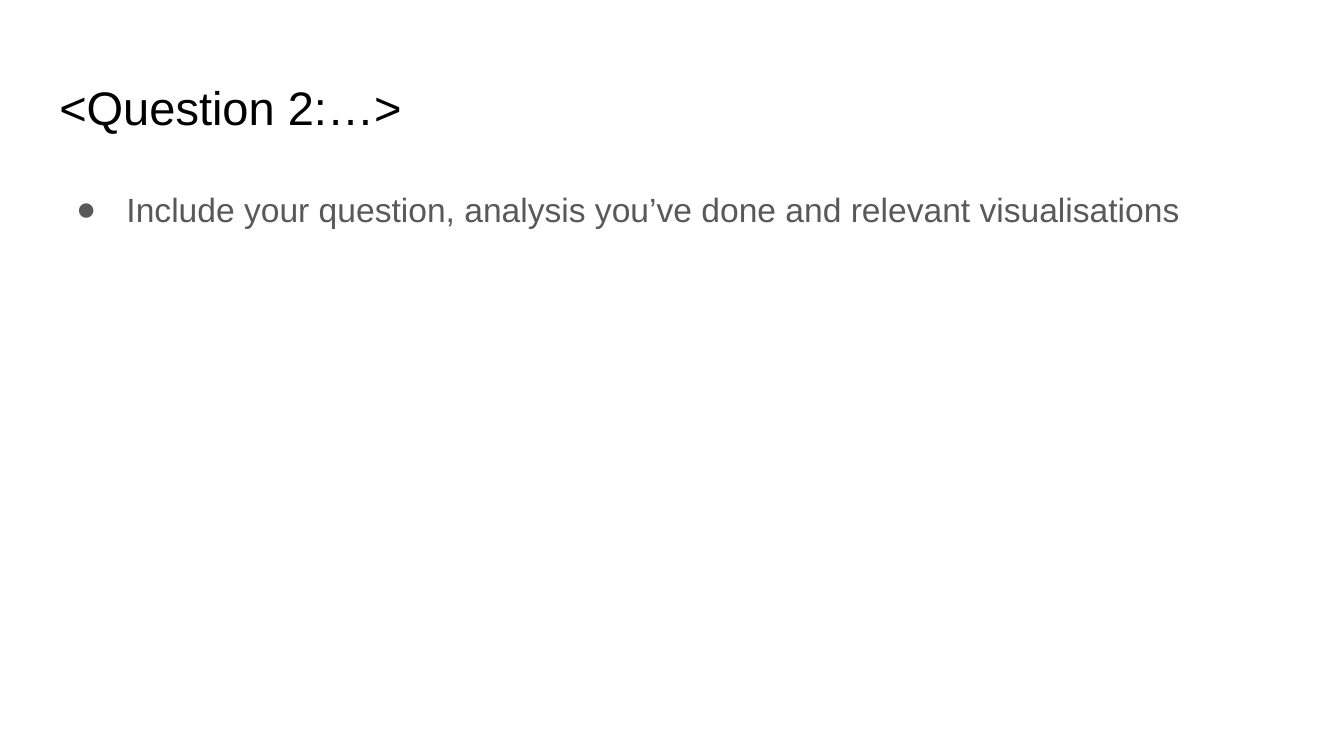
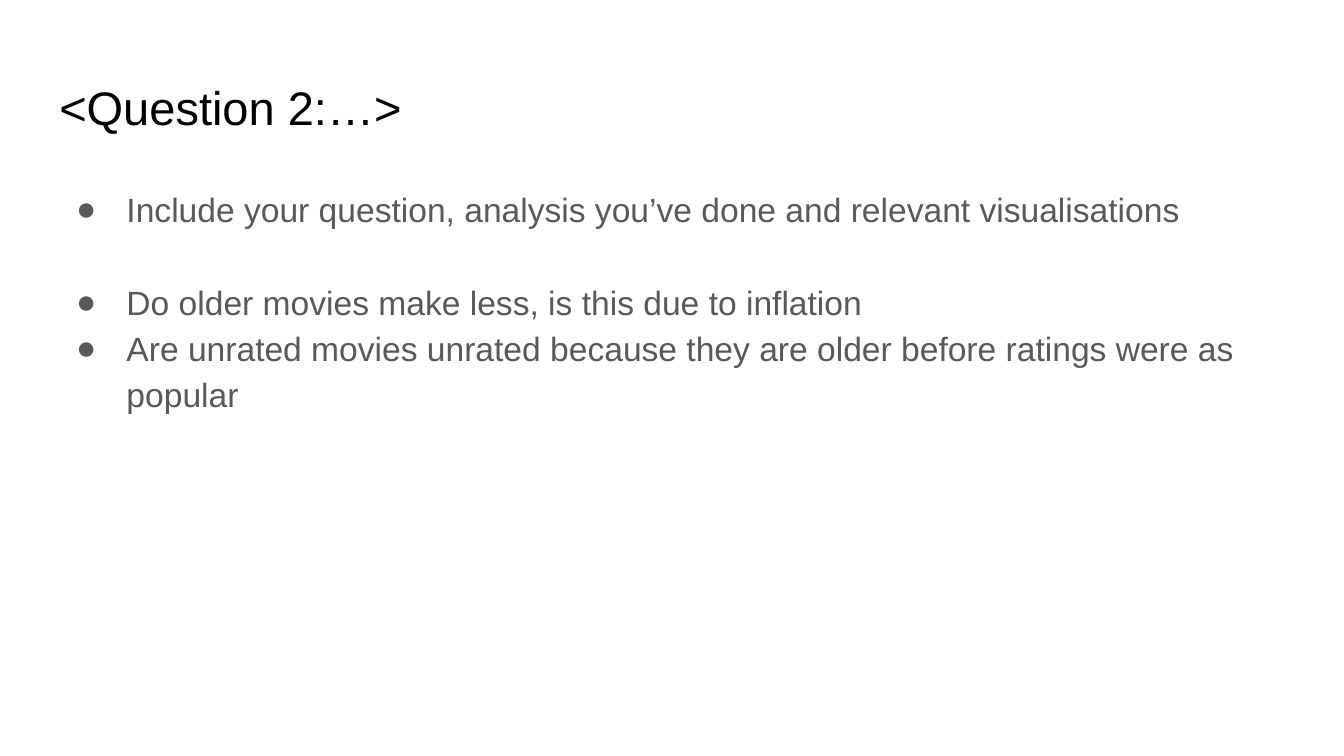
Before and after one commit to amelka800/Data-CA, a slide deck: slide 22 of Data Exploration CA Template 2026.pptx (slide 18 before the commit). Drawn at 1344x756 pixels with LibreOffice and Linux fonts; fonts in the diff are those of the drawing. Boxes give left, top, right and bottom in pixels: in the first picture for what was removed or moved away, otherwise in the second. Text is boxed around its words. In the diff, an @@ line names an element or a change of style, - is before the commit and + after.

```diff
--- a/Data Exploration CA Template 2026.pptx
+++ b/Data Exploration CA Template 2026.pptx
@@ text at <box>126,290,1233,413</box>: paragraphs added @@
+● Do older movies make less, is this due to inflation
+● Are unrated movies unrated because they are older before ratings were as popular
```
Also in this commit, not shown: 8 other slides changed, 8 slides added, 4 slides removed, 2 other files.
